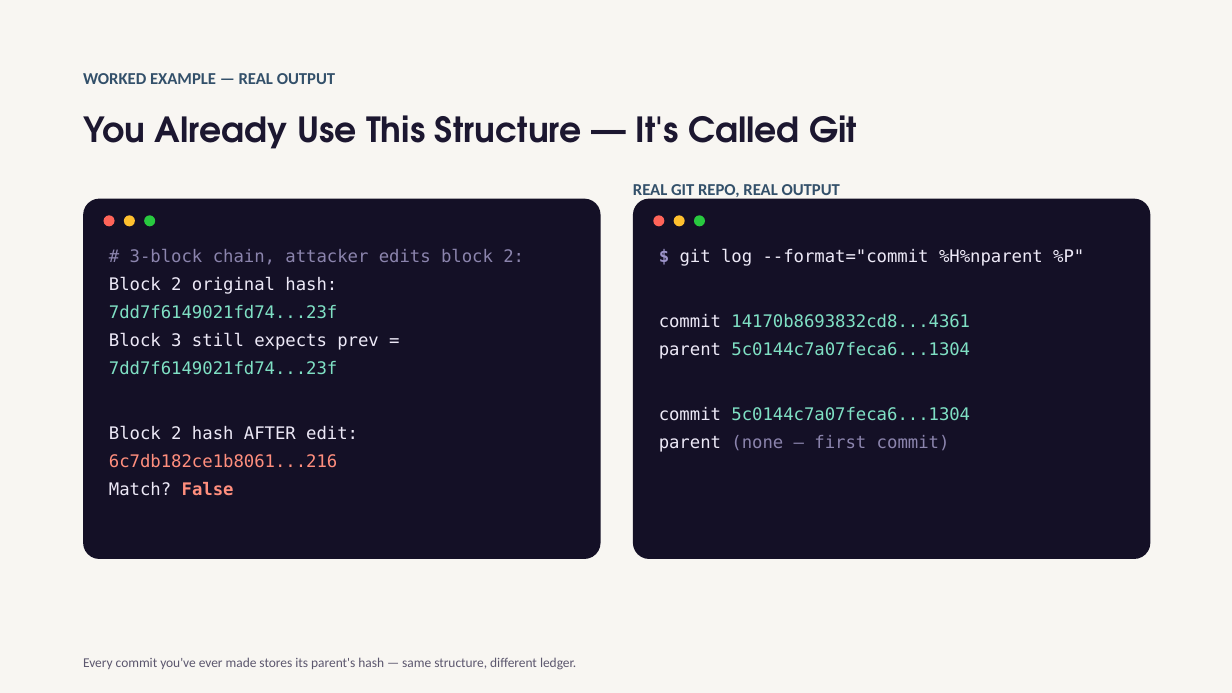
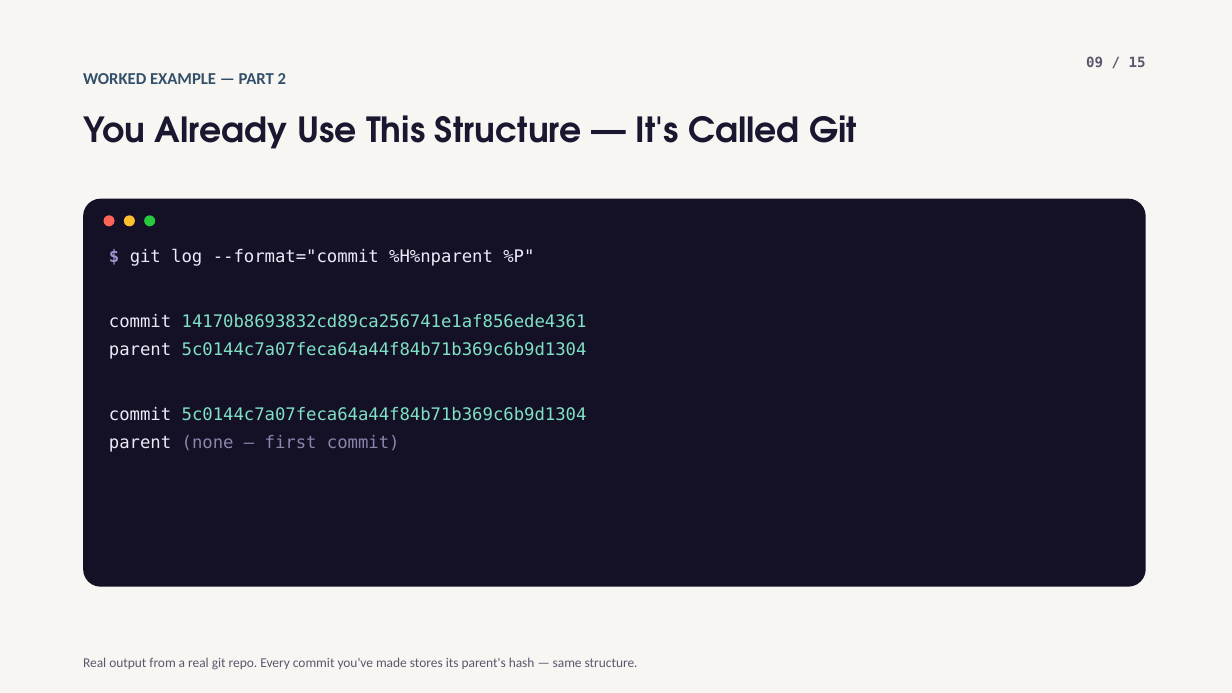
Before and after one commit to jadonamite/BlockchainCourse, a slide deck: slide 41 of curriculum/week-01/week01-slides.pptx (slide 14 before the commit). Drawn at 1232x693 pixels with LibreOffice and Linux fonts; fonts in the diff are those of the drawing. Boxes give left, top, right and bottom in pixels: in the first picture for what was removed or moved away, otherwise in the second. Text is boxed around its words. In the diff, an @@ line names an element or a change of style, - is before the commit and + after.

```diff
--- a/curriculum/week-01/week01-slides.pptx
+++ b/curriculum/week-01/week01-slides.pptx
@@ text added at (1086, 56, 1146, 67), 11 pt, text #5C576E, bold @@
+09 / 15
@@ text at (83, 73, 286, 84): text changed @@
-WORKED EXAMPLE — REAL OUTPUT
+WORKED EXAMPLE — PART 2
@@ rounded rectangle: place and size @@
-rounded rectangle at (83, 199, 601, 559)
+rounded rectangle at (83, 199, 1146, 587)
@@ text removed at (633, 184, 840, 199) @@
-REAL GIT REPO, REAL OUTPUT
@@ rounded rectangle removed at (633, 199, 1151, 559) @@
@@ text "$ git log --format="commit %H%nparent ...": place and size @@
-text "$ git log --format="commit %H%nparent ..." at (659, 248, 1084, 452)
+text "$ git log --format="commit %H%nparent ..." at (109, 248, 587, 452)
@@ ellipse removed at (653, 215, 665, 226) @@
@@ ellipse removed at (674, 215, 685, 226) @@
@@ ellipse removed at (694, 215, 705, 226) @@
@@ text removed at (109, 249, 524, 496) @@
-# 3-block chain, attacker edits block 2:
-Block 2 original hash:
-7dd7f6149021fd74...23f
-Block 3 still expects prev =
-7dd7f6149021fd74...23f
-Block 2 hash AFTER edit:
-6c7db182ce1b8061...216
-Match? False
@@ text at (109, 314, 587, 421): text changed @@
-commit 14170b8693832cd8...4361
-parent 5c0144c7a07feca6...1304
-commit 5c0144c7a07feca6...1304
+commit 14170b8693832cd89ca256741e1af856ede4361
+parent 5c0144c7a07feca64a44f84b71b369c6b9d1304
+commit 5c0144c7a07feca64a44f84b71b369c6b9d1304
@@ text at (83, 657, 638, 670): text changed @@
-Every commit you've ever made stores its parent's hash — same structure, different ledger.
+Real output from a real git repo. Every commit you've made stores its parent's hash — same structure.
```
Also in this commit, not shown: 9 other slides changed, 53 slides added, 12 slides removed.
